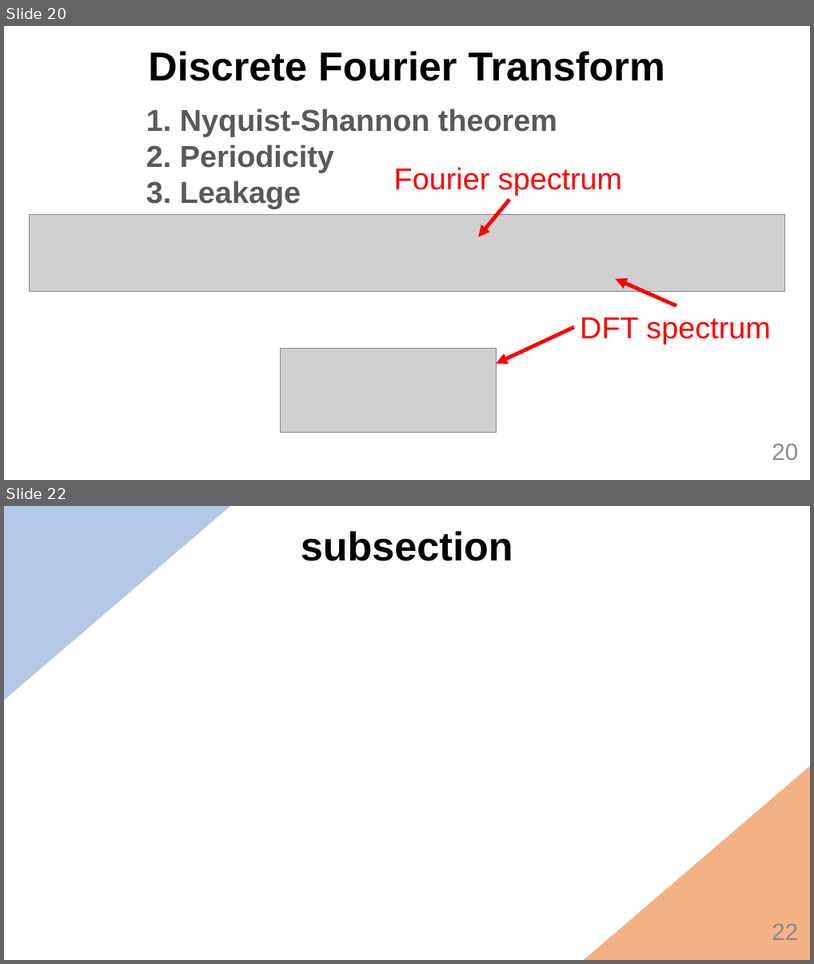
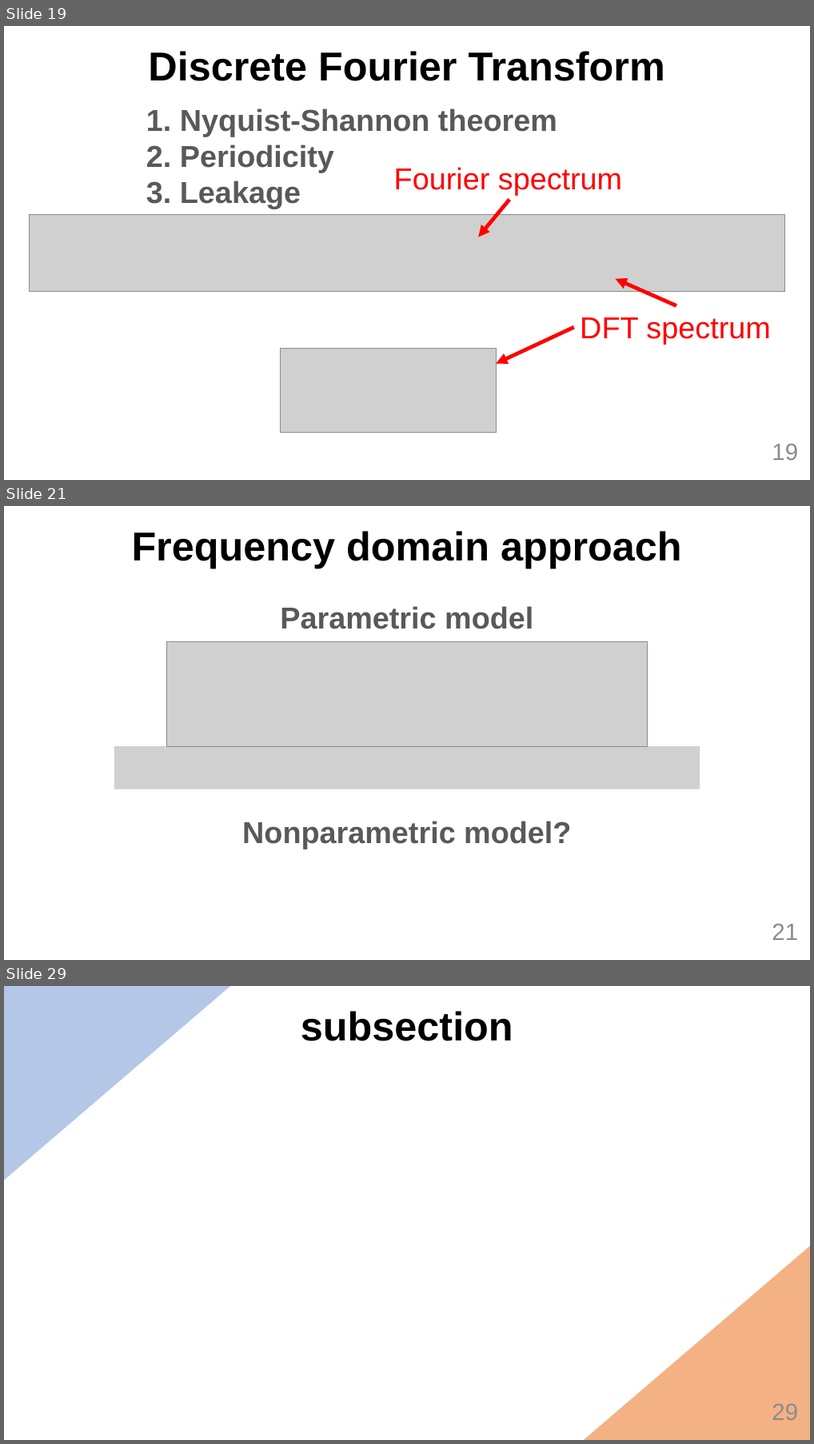
Before and after one commit to MarcBerneman/Master-thesis, a slide deck: Presentation/Thesis.pptx. Shown one above the other, each under a label of ours: slides 20 and 22 before the commit, slides 19, 21 and 29 after it; the slides between them are not shown. The pictures are 814x964 and 814x1444 pixels, drawn with LibreOffice and Linux fonts; fonts in the diff are those of the drawing; grey boxes stand for pictures; background and template pictures are left out. Boxes give left, top, right and bottom in pixels: in the first picture for what was removed or moved away, otherwise in the second. Text is boxed around its words. In the diff, an @@ line names an element or a change of style, - is before the commit and + after.

```diff
--- a/Presentation/Thesis.pptx
+++ b/Presentation/Thesis.pptx
@@ slide 21 added at bbox=[4, 506, 810, 960], background #FFFFFF @@
@@ text added at bbox=[132, 531, 682, 568], 48 pt, text #000000, bold @@
+Frequency domain approach
@@ text added at bbox=[280, 606, 534, 629], 36 pt, text #595959, bold @@
+Parametric model
@@ picture added at bbox=[166, 641, 648, 746] @@
@@ picture added at bbox=[114, 746, 700, 789] @@
@@ text added at bbox=[242, 820, 571, 848], 36 pt, text #595959, bold @@
+Nonparametric model?
@@ page number added at bbox=[772, 923, 798, 940], 28 pt, text #8C8C8C @@
+21
@@ what was slide 20 is now slide 19 @@
@@ page number at bbox=[772, 443, 798, 460]: text changed @@
-20
+19
@@ what was slide 22 is now slide 29 @@
@@ page number at bbox=[772, 1403, 798, 1420]: text changed @@
-22
+29
```
Also in this commit, not shown: 3 slides changed, 6 other slides added, 11 other files.
